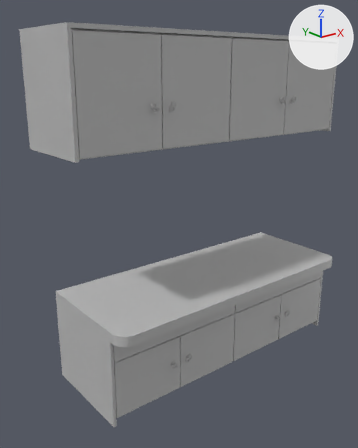
One commit to the FBX model Assets/Art/Environment/Ship/Kitchen/Counter.fbx: the scene before it, then after it.
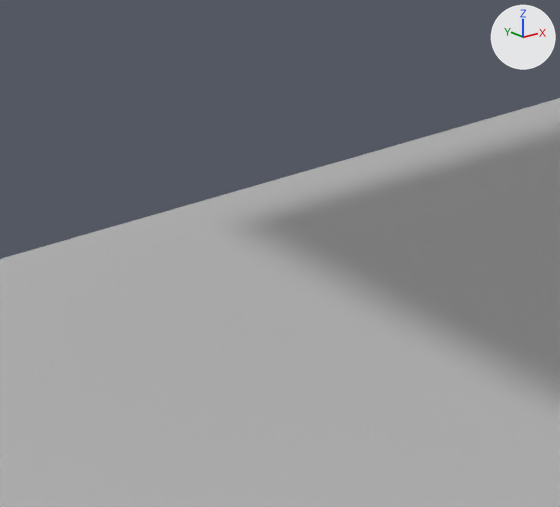
There are two pictures of each version: one whole from a 50 mm camera at (-4.95, -5.54, 3.15) aimed at (-0.41, 0.13, 0.88), one close up on the part from 28% to 52% of the width and 53% to 70% of the height. The lights are fixed; the arrows at upper right show +X, +Y and +Z. Where no turn or scale is listed for an object, it has been applied to the vertices.

The first close-up shows 'Counter'.
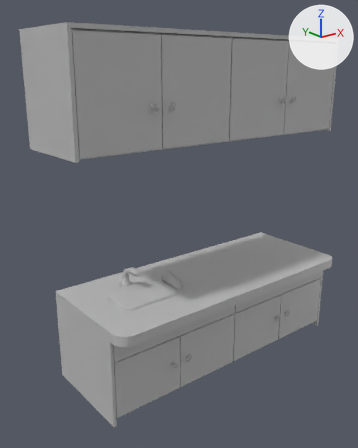
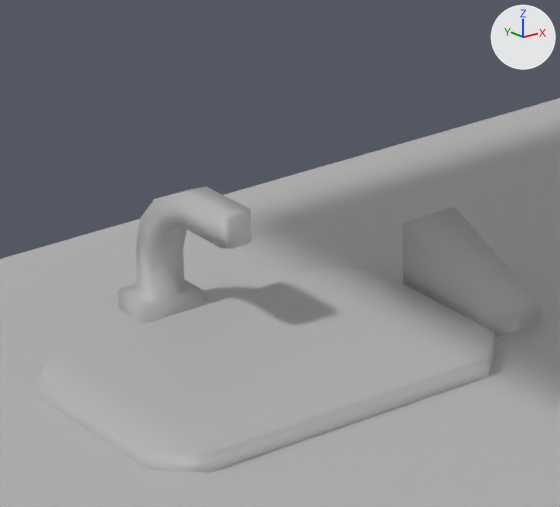
Where the newer file only moved an object's origin or applied its transform, the numbers keep the older frame.

The change in detail:
Material 'lambert2' (mat_lambert2) is new.
Its base color is (0.5, 0.5, 0.5) (grey #bcbcbc).
me_mesh is used by ob_counter; location (-2.199, -0.731, -1.377).
Verts and faces of me_mesh; kept vertices keep their numbers, new ones are numbered from 1190.
me_mesh had 1190 vertices, 1348 faces and spanned x -0.19..4.59, y -0.25..1.52, z 0.0..4.99.
me_mesh now has 1250 vertices, 1397 faces and spans x -0.19..4.59, y -0.25..1.52, z 0.0..4.99.
me_mesh part 1: a new loose piece of 36 vertices spanning x 0.85..0.99, y 0.72..1.11, z 1.41..1.75, in mat_lambert2 (grey #bcbcbc).
me_mesh part 2: a new loose piece of 16 vertices spanning x 0.47..1.37, y 0.31..0.92, z 1.41..1.46, in mat_lambert2 (grey #bcbcbc).
Part 3, on me_mesh:
New vertex 1190 is at (1.4, 0.46, 1.46), pixel (489, 320).
New vertex 1191 is at (1.4, 0.77, 1.59), pixel (402, 222).
New vertex 1192 is at (1.4, 0.46, 1.41).
New vertex 1193 is at (1.4, 0.77, 1.41).
New vertices 1194 to 1197 stand at vertices 1190 to 1193, in that order, plus (0.14, 0.0, 0.0).
New faces: (1194, 1196, 1197, 1195), (1190, 1194, 1195, 1191), (1190, 1191, 1193, 1192), (1190, 1192, 1196, 1194), (1191, 1195, 1197, 1193) (mat_lambert2 (grey #bcbcbc)).
me_mesh now uses material mat_lambert2 (grey #bcbcbc).

Location of each change, [x1, y1, x2, y2] in pixels of the close-ups (560 x 507 px):
part 1 of me_mesh, added: after [118, 186, 252, 324]
part 2 of me_mesh, added: after [39, 268, 495, 473]
part 3 of me_mesh, added: after [402, 207, 541, 338]
